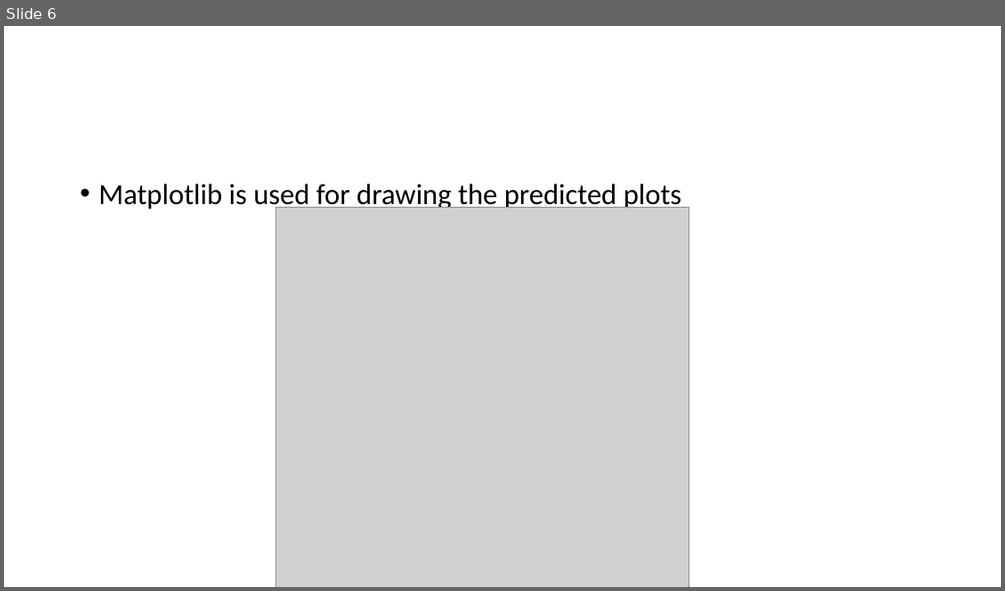
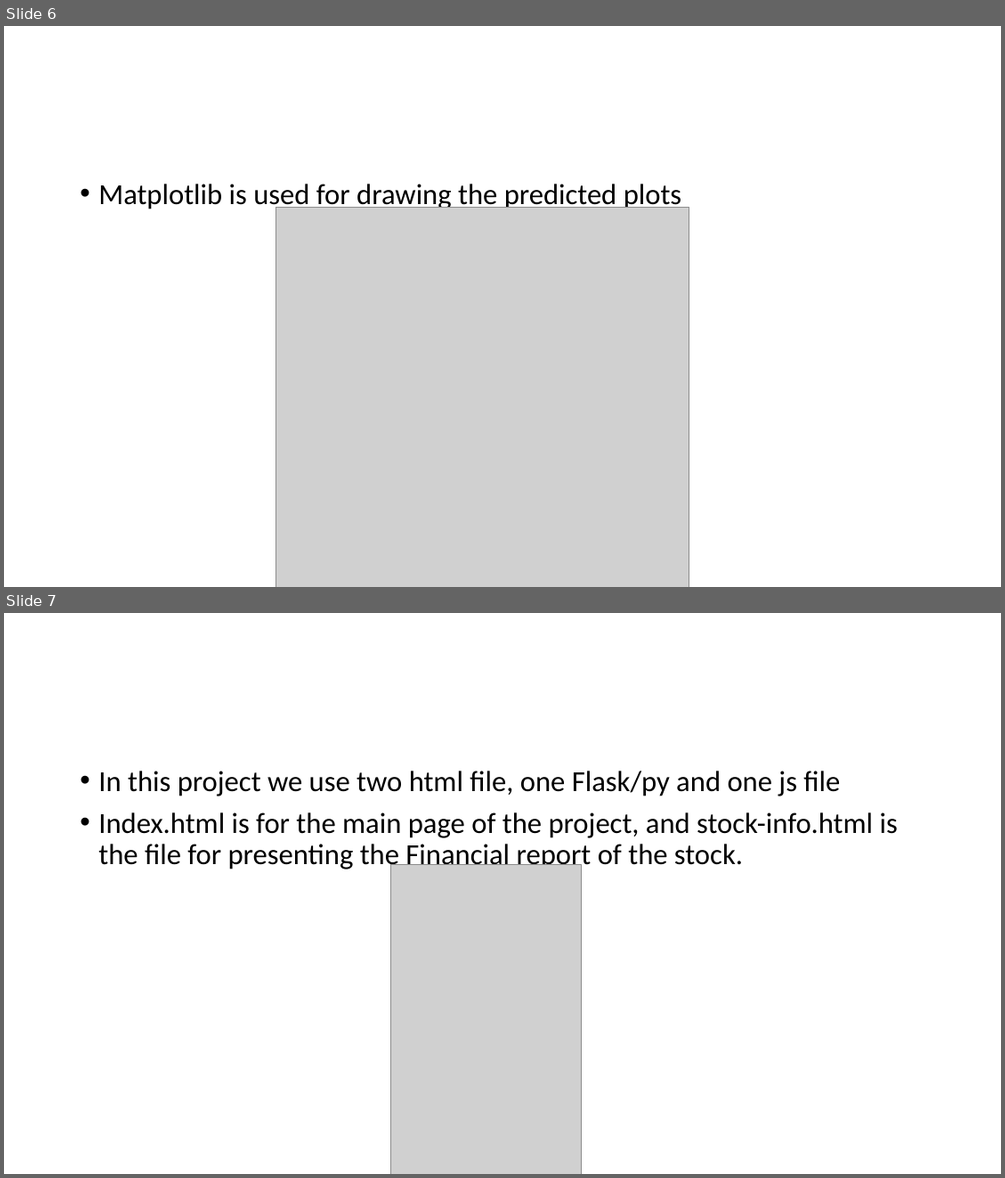
Before and after one commit to ahmadfarouk/FinalProject, a slide deck: Presentation.pptx. Shown one above the other, each under a label of ours: slide 6 before the commit, slides 6 and 7 after it. The pictures are 1005x591 and 1005x1178 pixels, drawn with LibreOffice and Linux fonts; fonts in the diff are those of the drawing; grey boxes stand for pictures. Boxes give left, top, right and bottom in pixels: in the first picture for what was removed or moved away, otherwise in the second. Text is boxed around its words. In the diff, an @@ line names an element or a change of style, - is before the commit and + after.

Commit message:
Update

```diff
--- a/Presentation.pptx
+++ b/Presentation.pptx
@@ slide 7 added at [4,613,1001,1174], background #FFFFFF @@
@@ text added at [98,771,898,871], 28 pt, text #000000 @@
+• In this project we use two html file, one Flask/py and one js file
+• Index.html is for the main page of the project, and stock-info.html is the file for presenting the Financial report of the stock.
@@ picture added at [390,865,582,1174] @@
```
